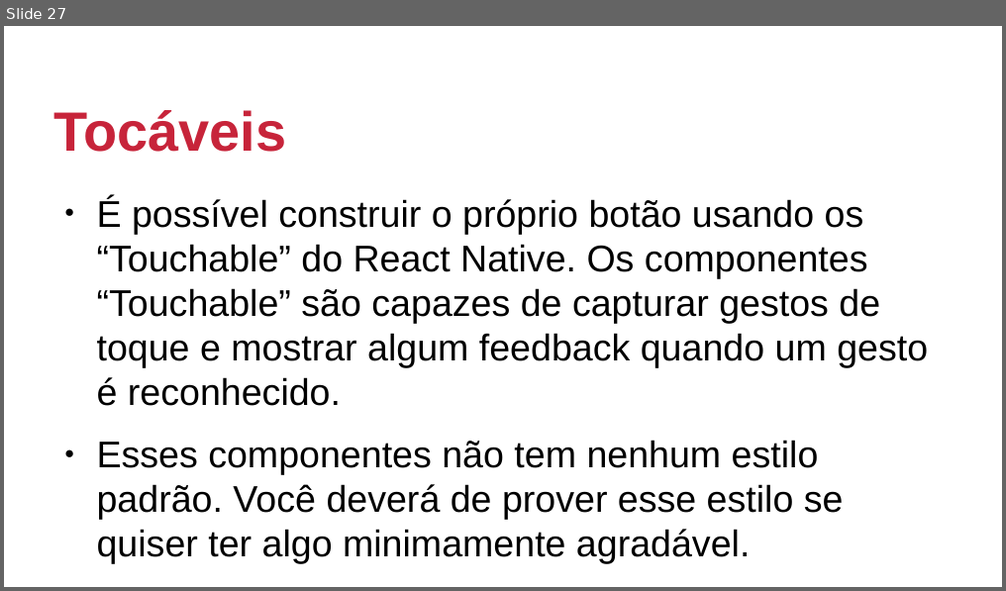
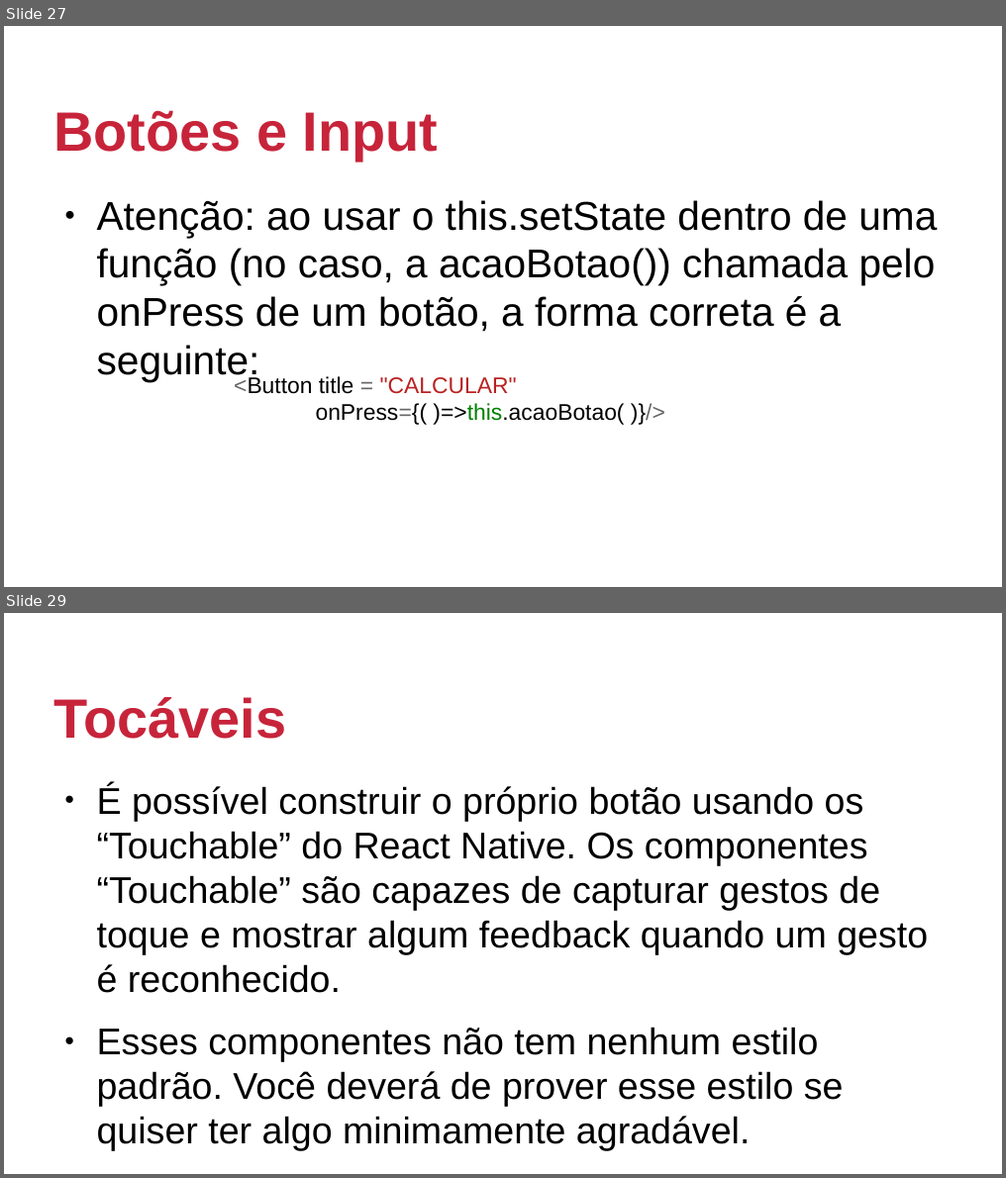
Before and after one commit to johnmagt/PIDM-2019_2, a slide deck: SLIDES/aula02.odp. Shown one above the other, each under a label of ours: slide 27 before the commit, slides 27 and 29 after it; the slides between them are not shown. The pictures are 1006x591 and 1006x1178 pixels, drawn with LibreOffice and Linux fonts; fonts in the diff are those of the drawing; background and template pictures are left out. Boxes give left, top, right and bottom in pixels: in the first picture for what was removed or moved away, otherwise in the second. Text is boxed around its words. In the diff, an @@ line names an element or a change of style, - is before the commit and + after.

```diff
--- a/SLIDES/aula02.odp
+++ b/SLIDES/aula02.odp
@@ slide 27 added at bbox=[4, 26, 1002, 587], background #FFFFFF; not listed: 3 template elements that a slide beside it also shows @@
@@ title added at bbox=[54, 110, 438, 161], 44 pt, text #C7243A, bold @@
+Botões e Input
@@ text added at bbox=[97, 200, 937, 382], 32 pt, text #000000 @@
+● Atenção: ao usar o this.setState dentro de uma função (no caso, a acaoBotao()) chamada pelo onPress de um botão, a forma correta é a seguinte:
@@ text added at bbox=[234, 374, 624, 425], 18 pt, text #000000 @@
+<Button title = "CALCULAR"
+onPress={( )=>this.acaoBotao( )}/>
@@ what was slide 27 is now slide 29 @@
```
Also in this commit, not shown: 32 slides changed, 1 other slide added, 6 other files.
